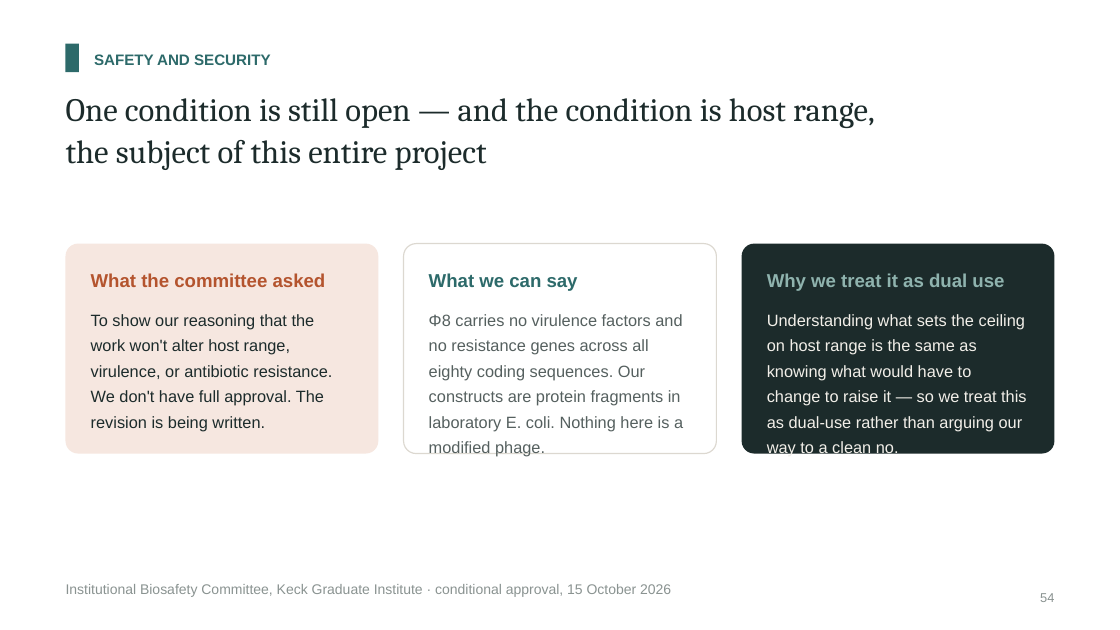
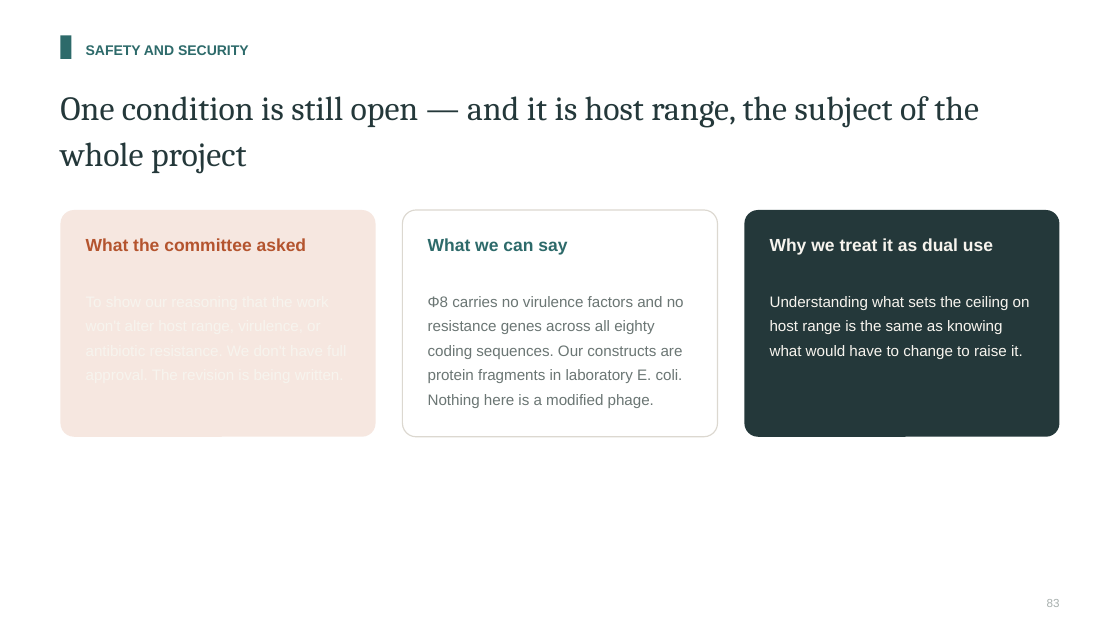
Before and after one commit to A1ex-Ch3n/igem-2026, a slide deck: slide 83 of documents/2026-10-25_presentation_deck.pptx (slide 54 before the commit). Drawn at 1120x630 pixels with LibreOffice and Linux fonts; fonts in the diff are those of the drawing. Boxes give left, top, right and bottom in pixels: in the first picture for what was removed or moved away, otherwise in the second. Text is boxed around its words. In the diff, an @@ line names an element or a change of style, - is before the commit and + after.

```diff
--- a/documents/2026-10-25_presentation_deck.pptx
+++ b/documents/2026-10-25_presentation_deck.pptx
@@ rectangle resized from (x1=66, y1=44, x2=79, y2=72) to (x1=60, y1=35, x2=71, y2=59) @@
@@ text "SAFETY AND SECURITY" moved from (x1=94, y1=54, x2=271, y2=65) to (x1=86, y1=45, x2=249, y2=55) @@
@@ text "SAFETY AND SECURITY" at (x1=86, y1=45, x2=249, y2=55): size 13 to 12 pt; line spacing 1.25 to 1.3 @@
@@ text at (x1=60, y1=96, x2=979, y2=174): text changed; size 28 to 29 pt; text colour #1C2B2B to #24383A @@
-One condition is still open — and the condition is host range,
-the subject of this entire project
+One condition is still open — and it is host range, the subject of the whole project
@@ rounded rectangle resized from (x1=66, y1=244, x2=378, y2=454) to (x1=60, y1=210, x2=376, y2=437) @@
@@ text "What the committee asked" at (x1=86, y1=238, x2=307, y2=251): size 16 to 15 pt; line spacing 1.25 to 1.2 @@
@@ text "What the committee asked" moved from (x1=91, y1=273, x2=326, y2=287) to (x1=86, y1=238, x2=307, y2=251) @@
@@ rounded rectangle resized from (x1=403, y1=244, x2=716, y2=454) to (x1=402, y1=210, x2=718, y2=437) @@
@@ text "What we can say" moved from (x1=429, y1=273, x2=578, y2=291) to (x1=428, y1=238, x2=567, y2=255) @@
@@ text "What we can say" at (x1=428, y1=238, x2=567, y2=255): size 16 to 15 pt; line spacing 1.25 to 1.2 @@
@@ rounded rectangle resized from (x1=742, y1=244, x2=1054, y2=454) to (x1=744, y1=210, x2=1060, y2=437) @@
@@ rounded rectangle at (x1=744, y1=210, x2=1060, y2=437): fill #1C2B2B to #24383A @@
@@ text "Why we treat it as ..." moved from (x1=767, y1=273, x2=1004, y2=291) to (x1=770, y1=238, x2=993, y2=255) @@
@@ text "Why we treat it as ..." at (x1=770, y1=238, x2=993, y2=255): size 16 to 15 pt, text colour #8FB3AE to #F7F4EE; line spacing 1.25 to 1.2 @@
@@ text "Φ8 carries no virulence factors ..." moved from (x1=429, y1=314, x2=683, y2=457) to (x1=428, y1=296, x2=684, y2=408) @@
@@ text "Φ8 carries no virulence factors ..." at (x1=428, y1=296, x2=684, y2=408): size 14 to 13 pt, text colour #55605F to #6B7674; line spacing 1.3 to 1.35 @@
@@ text at (x1=770, y1=296, x2=1030, y2=359): text changed; size 14 to 13 pt; text colour #F2EFE9 to #F7F4EE @@
-Understanding what sets the ceiling on host range is the same as knowing what would have to change to raise it — so we treat this as dual-use rather than arguing our way to a clean no.
+Understanding what sets the ceiling on host range is the same as knowing what would have to change to raise it.
@@ text removed at (x1=91, y1=314, x2=332, y2=431) @@
-To show our reasoning that the work won't alter host range, virulence, or antibiotic resistance. We don't have full approval. The revision is being written.
@@ text removed at (x1=66, y1=584, x2=671, y2=597) @@
-Institutional Biosafety Committee, Keck Graduate Institute · conditional approval, 15 October 2026
@@ text removed at (x1=1040, y1=593, x2=1054, y2=602) @@
-54
@@ text added at (x1=1047, y1=599, x2=1060, y2=607), 10 pt, text #A8B0AE @@
+83
```
Also in this commit, not shown: 27 other slides changed, 57 slides added, 28 slides removed, 20 other files.
